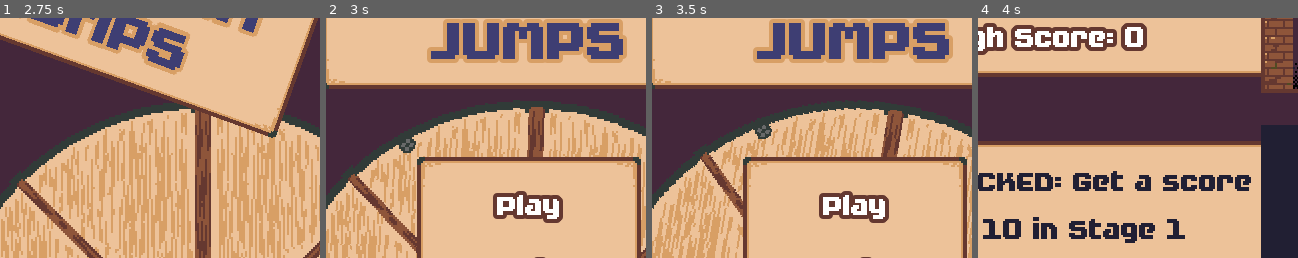
Above: before the commit, frames 1-4 (left to right).
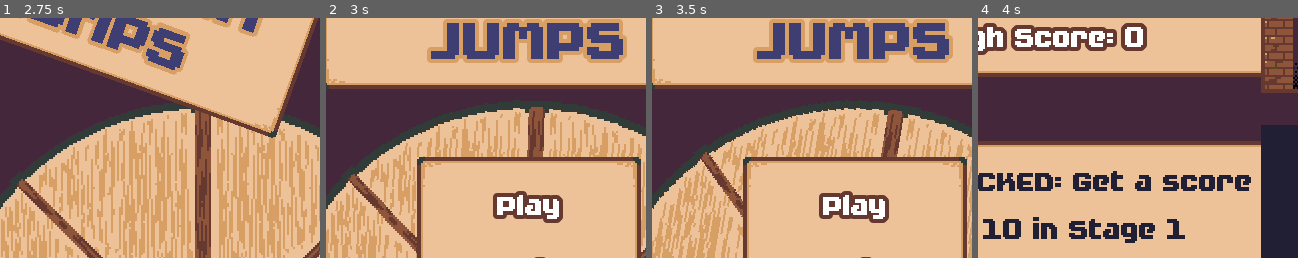
Above: after the commit, the same moments.

Repository: svntax/LD47-StuckInALoop
Game: Godot game, scene res://Main.tscn
Same seed, same stepped clock (60 frames per second), same inputs: the game is played once before the commit and once after it.
Inputs (mouse positions are % of the whole screen's width and height, from its top left):
- Up to frame 1 (2.75 s): move the mouse to (72, 45) at 0.52 s; click (72, 45) at 0.6 s; click "Play" at 1.25 s; click "Back" at 2 s
- Up to frame 2 (3 s): move the mouse to (30, 55) at 2.77 s; click (30, 55) at 2.85 s
- Up to frame 3 (3.5 s): no input
- Up to frame 4 (4 s): click "Play" at 3.5 s
The pictures show only the part of the screen within x 18-68%, y 28-78%; the shares and areas given below are measured in that part.

Frame 1 is identical in both runs. In frame 2, 0.2% of the frame differs, in the area x 22-29%, y 49-57%; in frame 3, 0.2%; in frame 4, nothing differs.

Commit message:
Fixed double-click issue on title screen's wheel.

Diff:
--- a/Main.gd
+++ b/Main.gd
@@ -28,6 +28,7 @@
 		buttons_background.show()
 		cutscene_finished = true
 		hit_sfx.play()
+		yield(get_tree().create_timer(0.2), "timeout")
 		wheel.can_click = true
 
 func _on_IntroTimer_timeout():
--- a/Wheel/Wheel.gd
+++ b/Wheel/Wheel.gd
@@ -13,7 +13,7 @@
 	if interactable:
 		PinScene = load("res://Wheel/Pin.tscn")
 
-func _process(delta):
+func _process(_delta):
 	if can_click:
 		if Input.is_action_just_pressed("left_click"):
 			var pos = get_global_mouse_position()
